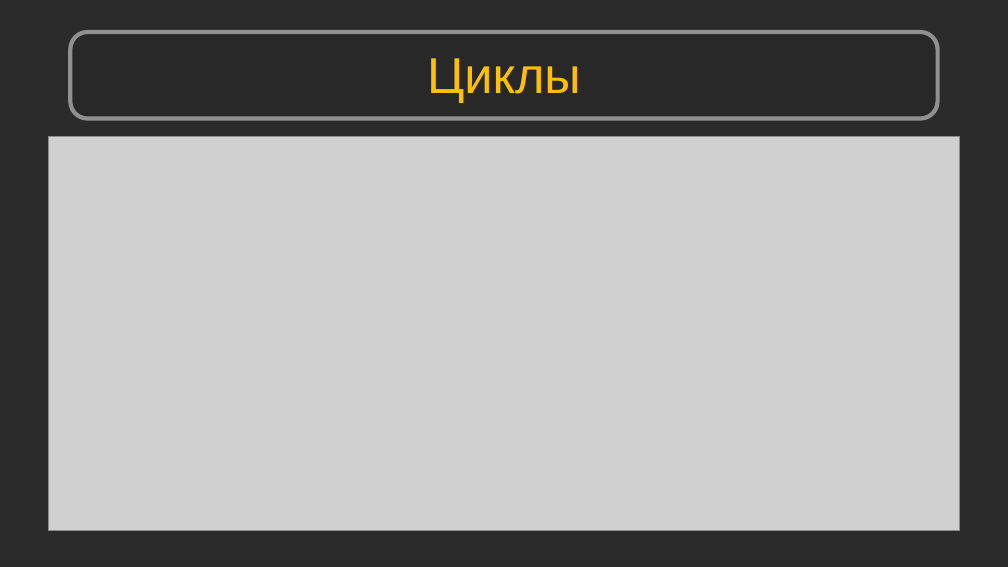
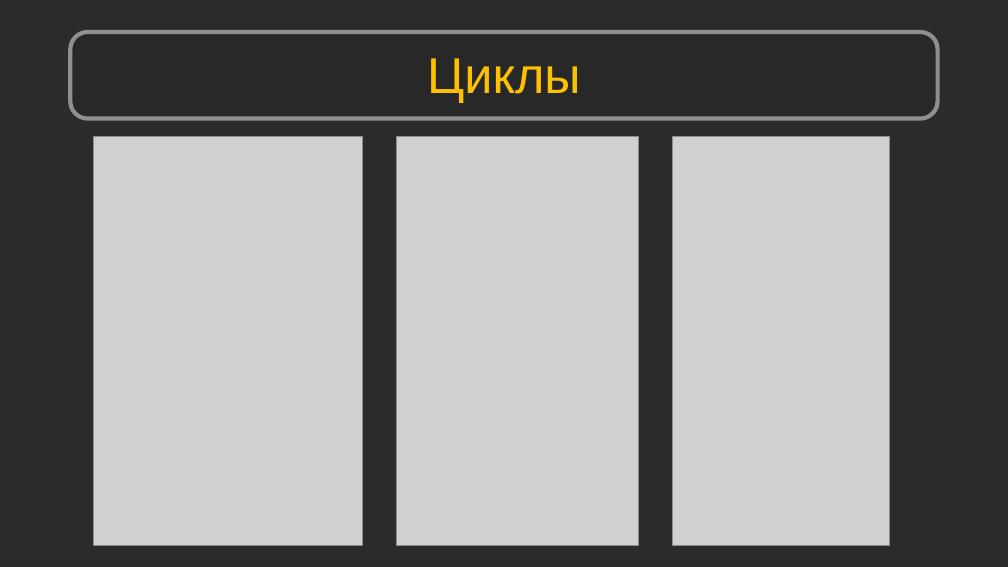
Before and after one commit to Shikonohito/Python_Bootcamp, a slide deck: slide 9 of Урок 05. Алгоритмы/Урок 5. Алгоритмы.pptx. Drawn at 1008x567 pixels with LibreOffice and Linux fonts; fonts in the diff are those of the drawing; grey boxes stand for pictures; background and template pictures are left out; a plain dark background stands for a picture behind light text. Boxes give left, top, right and bottom in pixels: in the first picture for what was removed or moved away, otherwise in the second. Text is boxed around its words. In the diff, an @@ line names an element or a change of style, - is before the commit and + after.

```diff
--- a/Урок 05. Алгоритмы/Урок 5. Алгоритмы.pptx
+++ b/Урок 05. Алгоритмы/Урок 5. Алгоритмы.pptx
@@ picture removed at box(48, 136, 960, 530) @@
@@ picture added at box(94, 136, 363, 545) @@
@@ picture added at box(396, 136, 638, 545) @@
@@ picture added at box(672, 136, 889, 545) @@
```
Also in this commit, not shown: 2 other slides changed, 14 other files.
